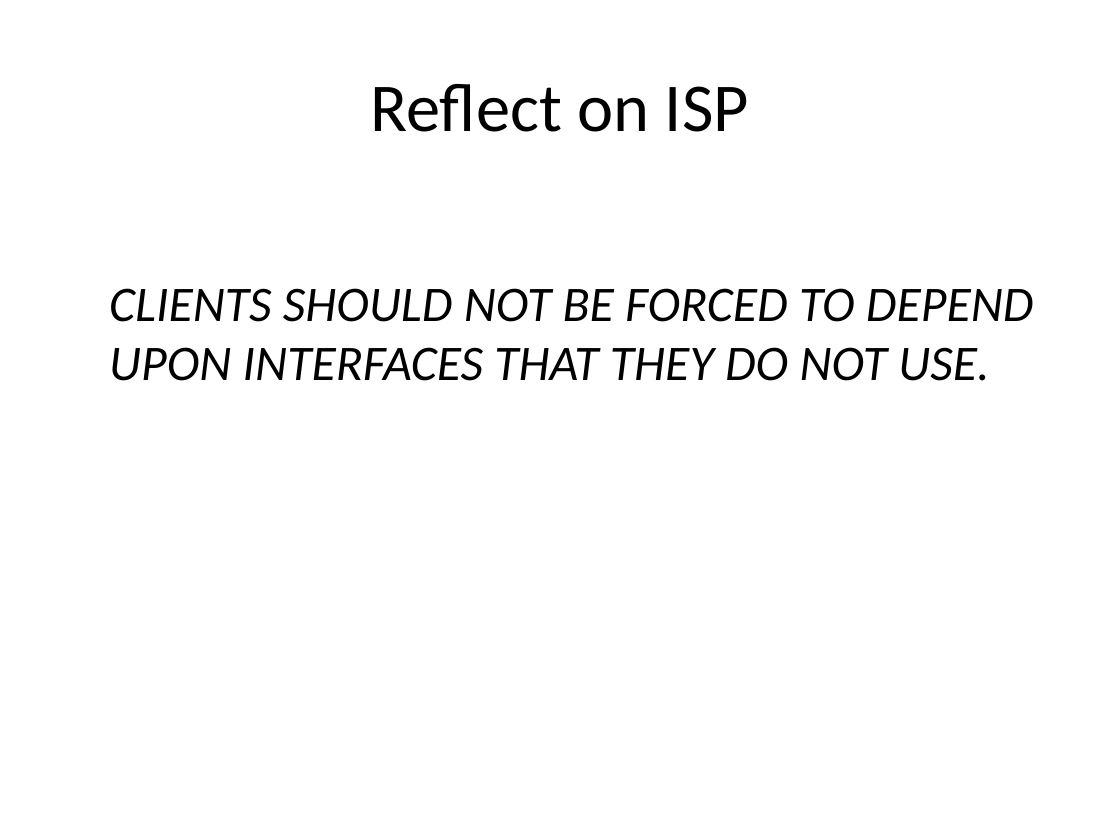
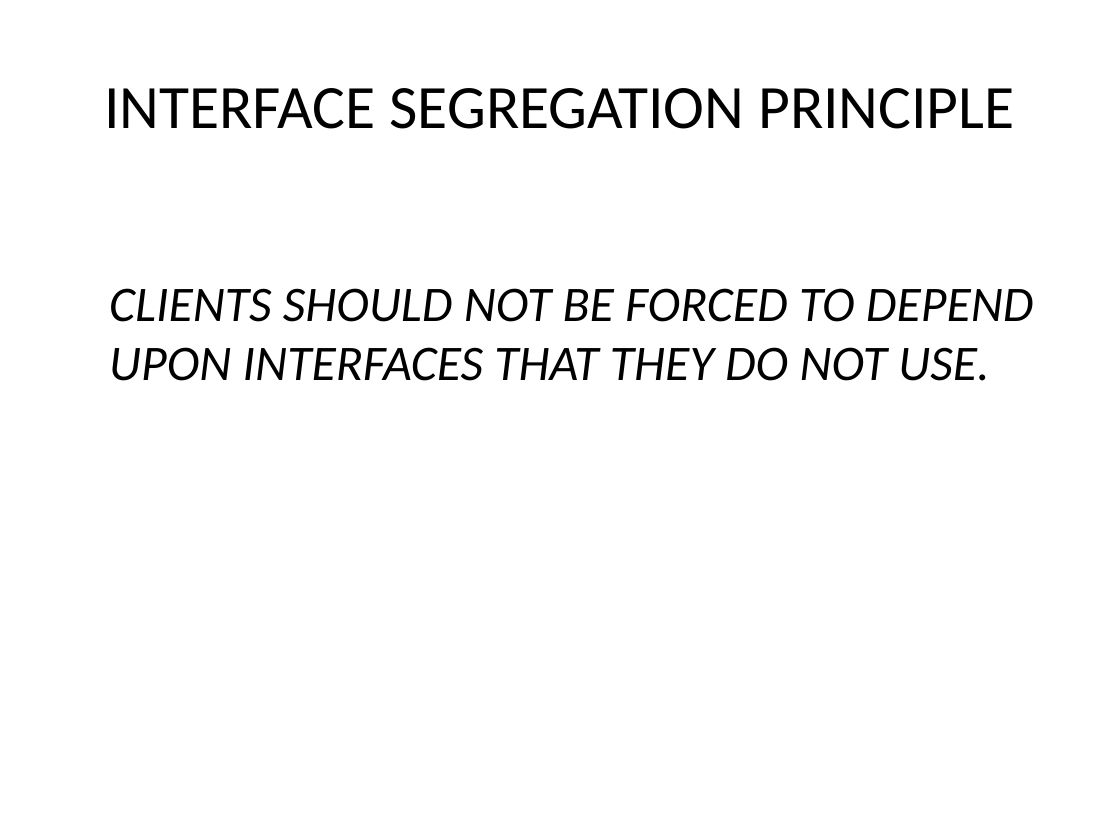
Before and after one commit to sameeri/solid, a slide deck: slide 65 of SOLID Principles of OOD v2.pptx (slide 56 before the commit). Drawn at 1120x840 pixels with LibreOffice and Linux fonts; fonts in the diff are those of the drawing. Boxes give left, top, right and bottom in pixels: in the first picture for what was removed or moved away, otherwise in the second. Text is boxed around its words. In the diff, an @@ line names an element or a change of style, - is before the commit and + after.

```diff
--- a/SOLID Principles of OOD v2.pptx
+++ b/SOLID Principles of OOD v2.pptx
@@ title at (x1=104, y1=88, x2=1014, y2=129): text changed; size 44 to 39.6 pt @@
-Reflect on ISP
+INTERFACE SEGREGATION PRINCIPLE
```
Also in this commit, not shown: 6 other slides changed, 10 slides added.
